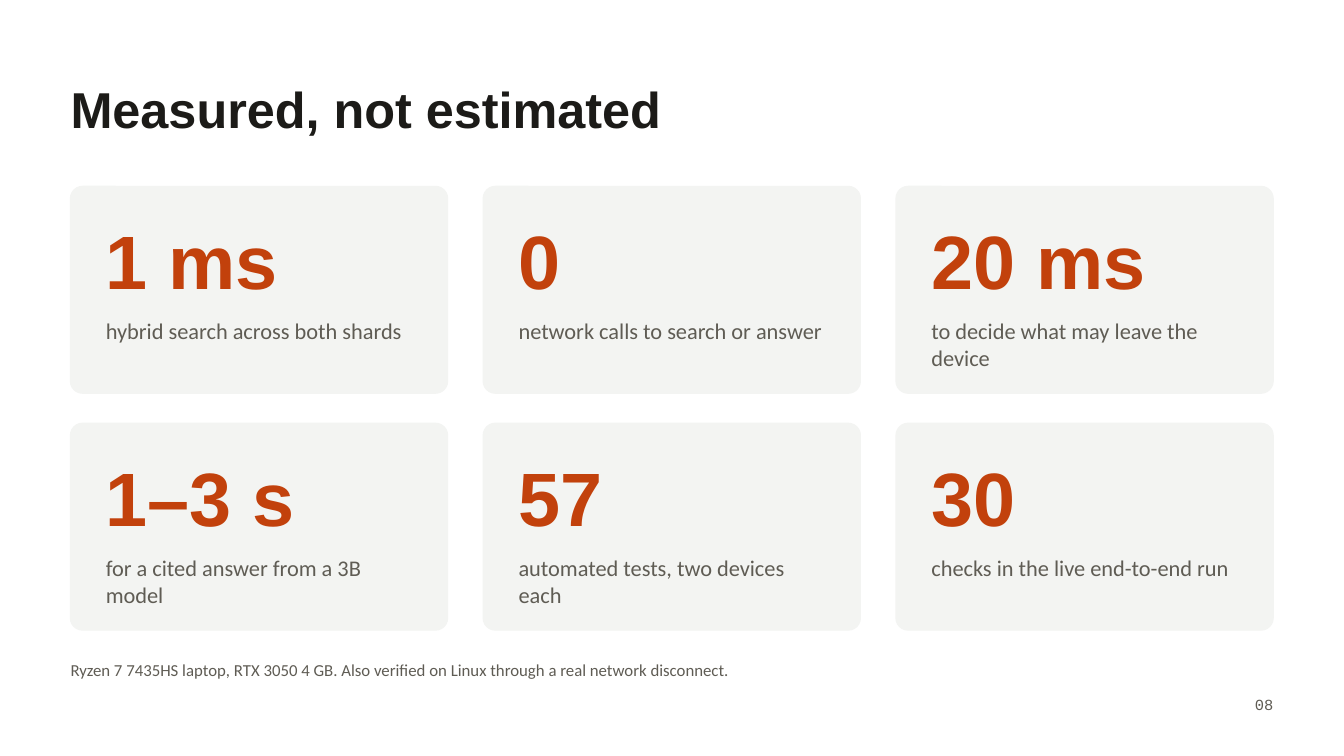
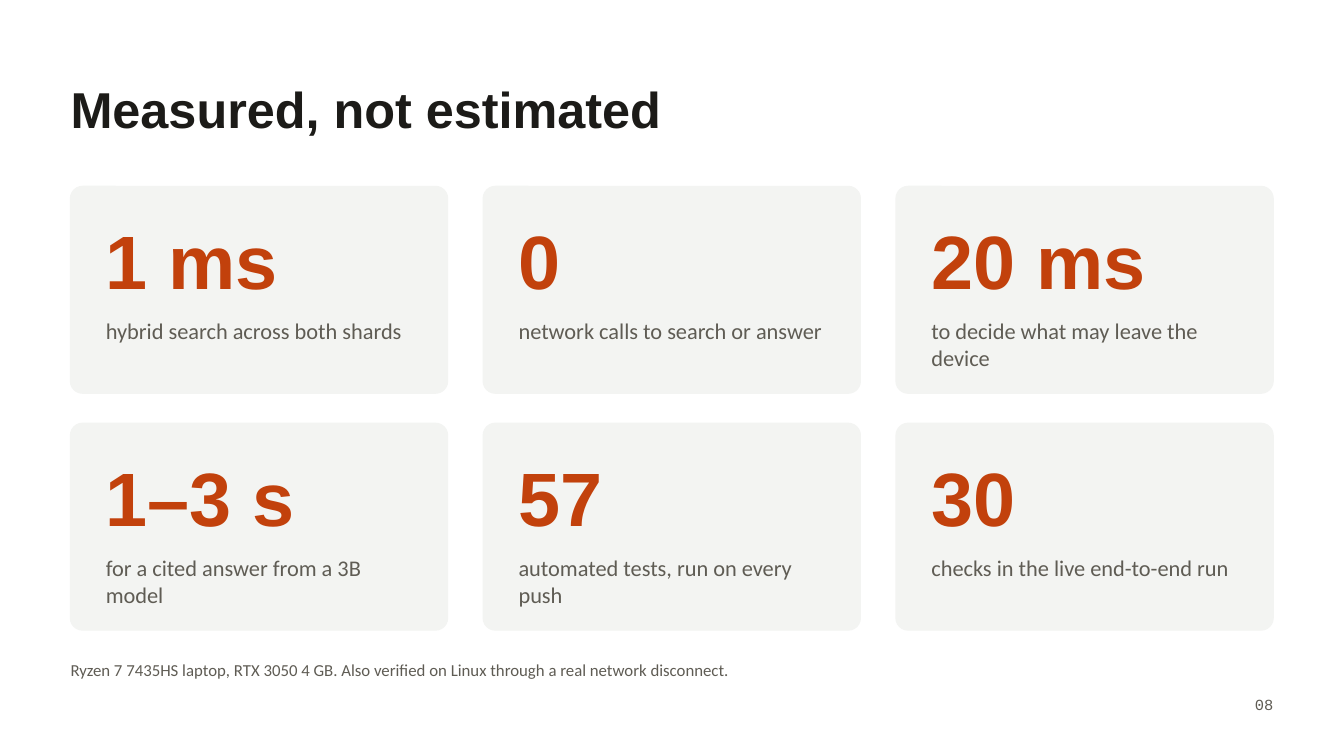
Before and after one commit to yabhinav1/fieldmind, a slide deck: slide 8 of docs/FieldMind-Compilers.pptx. Drawn at 1344x756 pixels with LibreOffice and Linux fonts; fonts in the diff are those of the drawing. Boxes give left, top, right and bottom in pixels: in the first picture for what was removed or moved away, otherwise in the second. Text is boxed around its words. In the diff, an @@ line names an element or a change of style, - is before the commit and + after.

Commit message:
Describe the test count accurately in the deck and simplify the video setup

```diff
--- a/docs/FieldMind-Compilers.pptx
+++ b/docs/FieldMind-Compilers.pptx
@@ text at (519, 560, 792, 607): text changed @@
-automated tests, two devices each
+automated tests, run on every push
```
Also in this commit, not shown: 2 other files.
